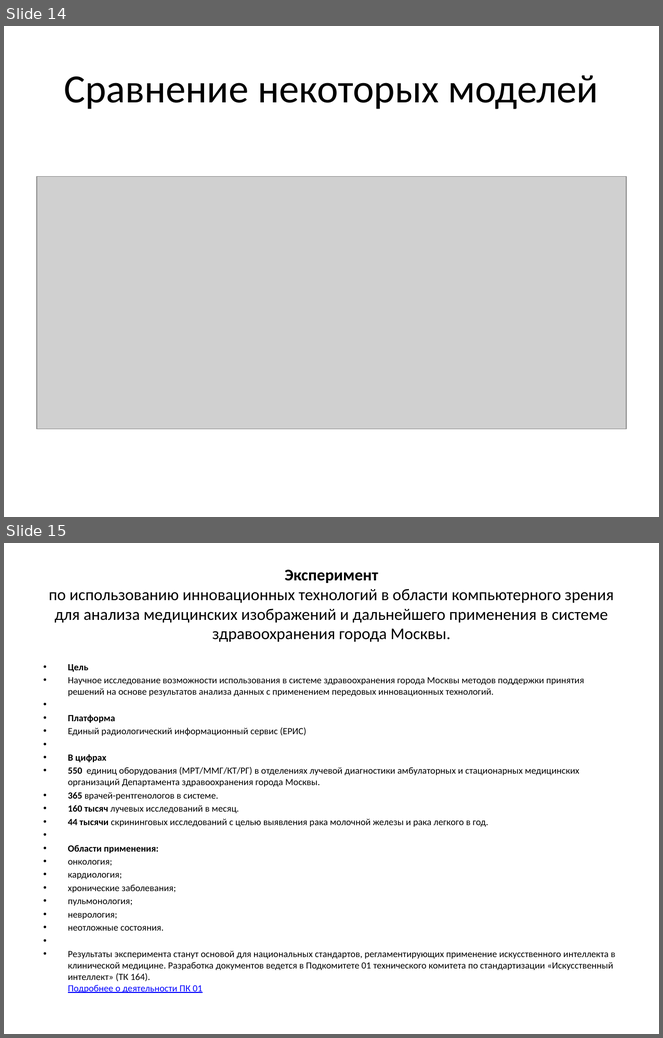
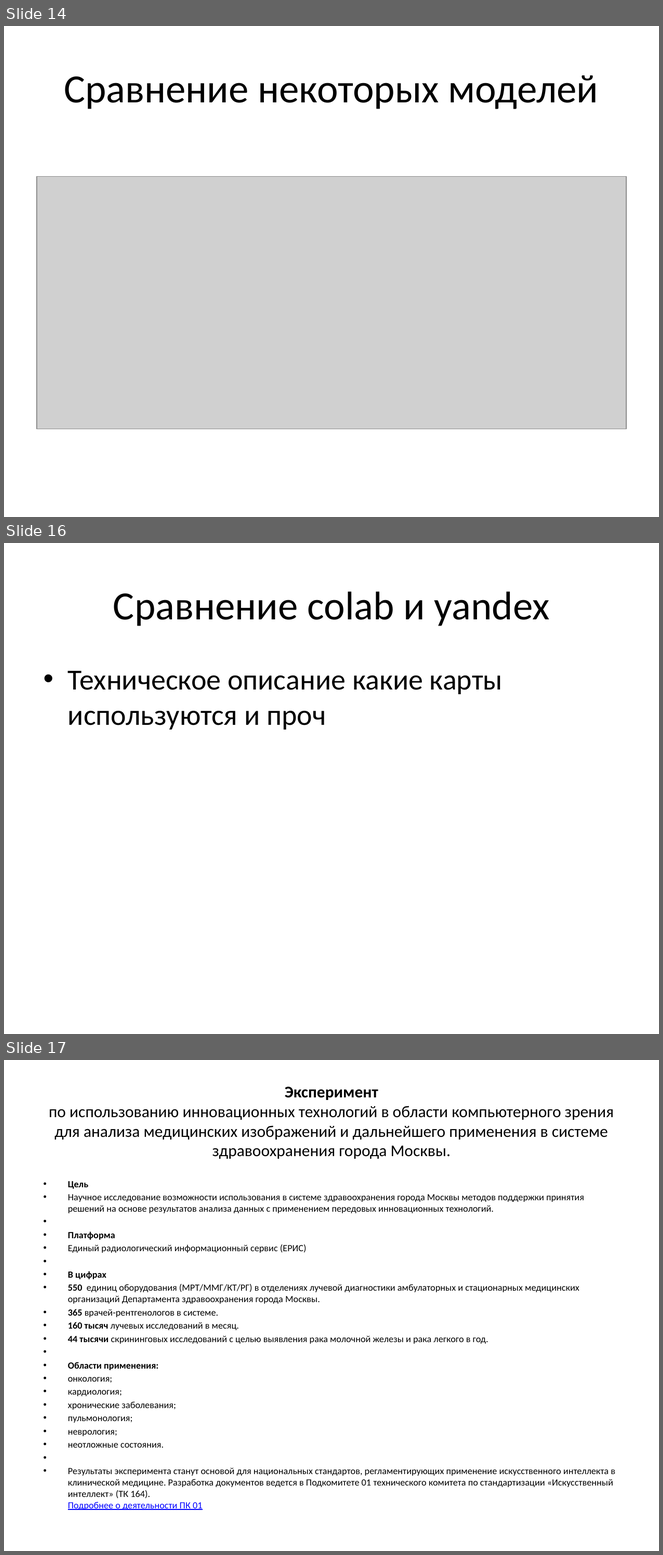
Before and after one commit to koshkit/VKR, a slide deck: slides.pptx. Shown one above the other, each under a label of ours: slides 14 and 15 before the commit, slides 14, 16 and 17 after it; the slides between them are not shown. The pictures are 663x1038 and 663x1555 pixels, drawn with LibreOffice and Linux fonts; fonts in the diff are those of the drawing; grey boxes stand for pictures. Boxes give left, top, right and bottom in pixels: in the first picture for what was removed or moved away, otherwise in the second. Text is boxed around its words. In the diff, an @@ line names an element or a change of style, - is before the commit and + after.

```diff
--- a/slides.pptx
+++ b/slides.pptx
@@ slide 16 added at box(4, 543, 659, 1034), background #FFFFFF @@
@@ title added at box(113, 591, 550, 626), 44 pt, text #000000 @@
+Сравнение colab и yandex
@@ text added at box(68, 671, 503, 730), 32 pt, text #000000 @@
+• Техническое описание какие карты используются и проч
@@ what was slide 15 is now slide 17 @@
```
Also in this commit, not shown: 2 other slides added, 1 slide removed, 5 other files.
